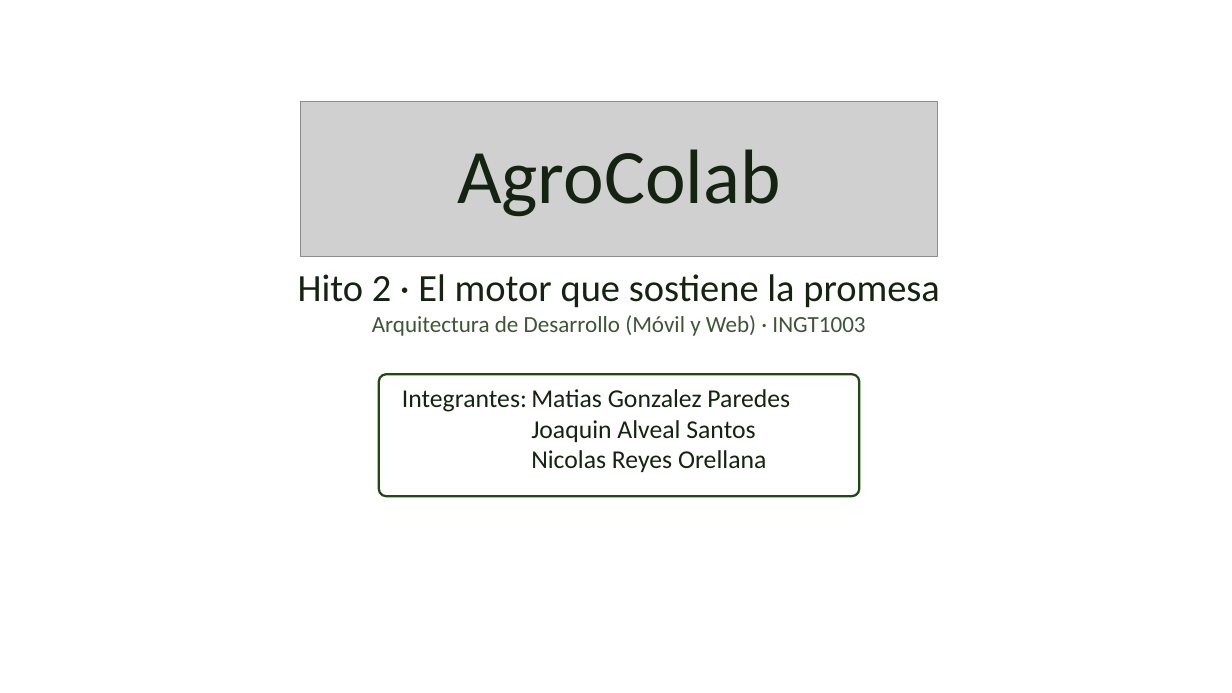
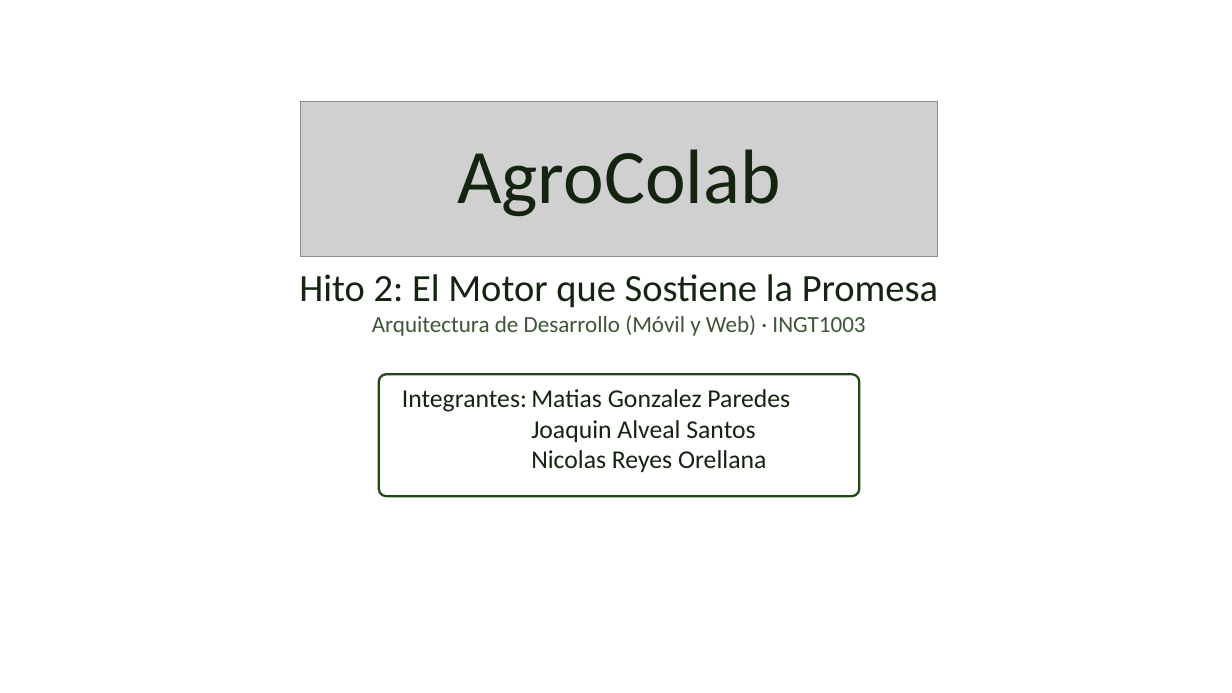
Before and after one commit to arrobaaas/agro-colab, a slide deck: slide 1 of docs/Presentacion_Hito2.pptx. Drawn at 1232x693 pixels with LibreOffice and Linux fonts; fonts in the diff are those of the drawing; grey boxes stand for pictures; background and template pictures are left out. Boxes give left, top, right and bottom in pixels: in the first picture for what was removed or moved away, otherwise in the second. Text is boxed around its words. In the diff, an @@ line names an element or a change of style, - is before the commit and + after.

Commit message:
docs: presentación del Hito 2 con el formato del Hito 1

```diff
--- a/docs/Presentacion_Hito2.pptx
+++ b/docs/Presentacion_Hito2.pptx
@@ text at bbox=[299, 274, 938, 308]: text changed @@
-Hito 2 · El motor que sostiene la promesa
+Hito 2: El Motor que Sostiene la Promesa
```
Also in this commit, not shown: 5 other slides changed, 4 slides added, 2 slides removed, 1 other file.
